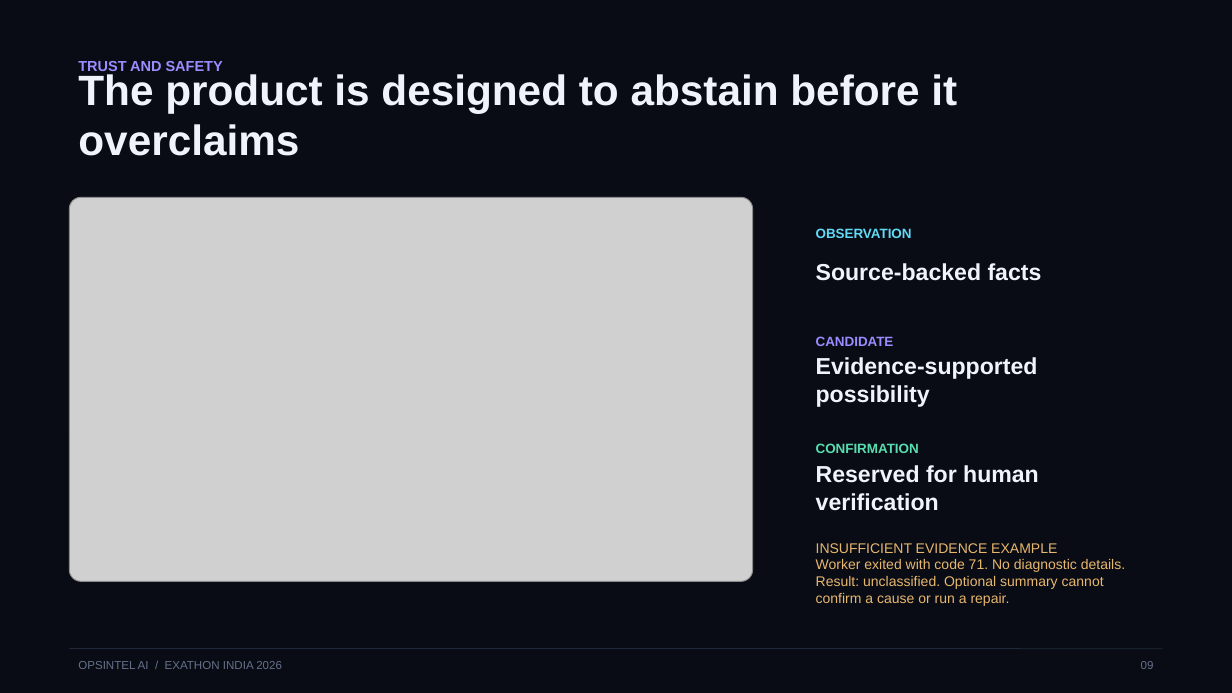
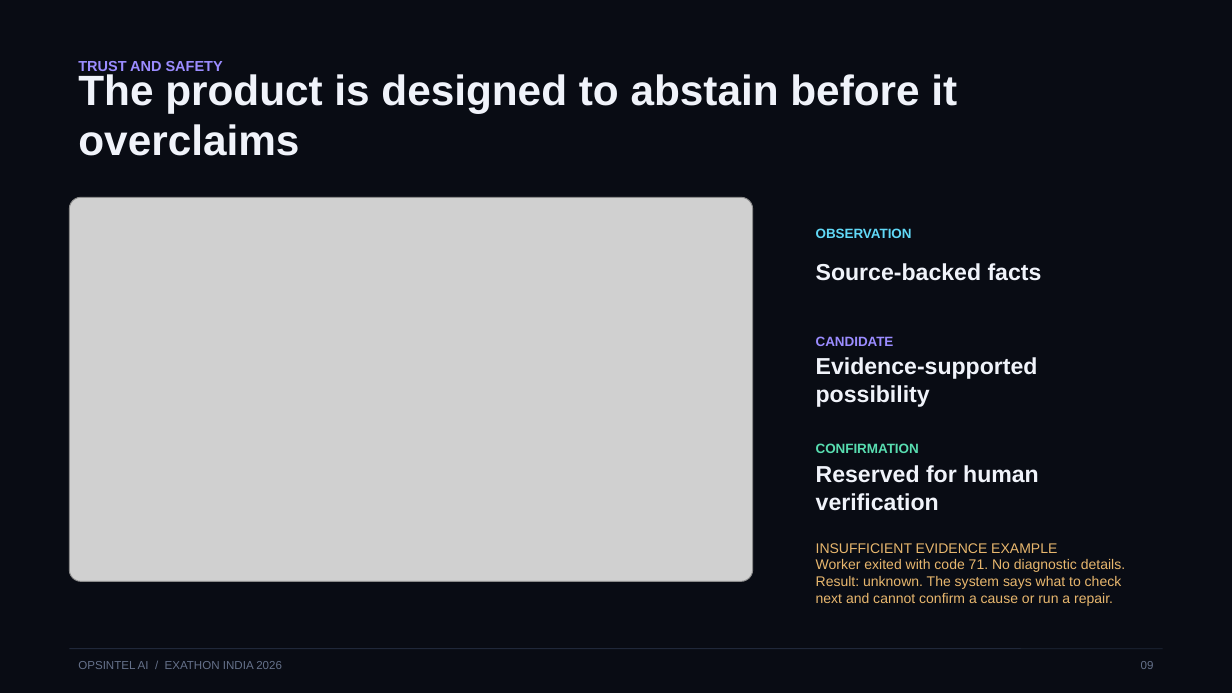
Before and after one commit to Anafa-thabassum/opsintel-ai, a slide deck: slide 9 of submission/opsintel-ai-pitch-deck.pptx. Drawn at 1232x693 pixels with LibreOffice and Linux fonts; fonts in the diff are those of the drawing; grey boxes stand for pictures. Boxes give left, top, right and bottom in pixels: in the first picture for what was removed or moved away, otherwise in the second. Text is boxed around its words. In the diff, an @@ line names an element or a change of style, - is before the commit and + after.

```diff
--- a/submission/opsintel-ai-pitch-deck.pptx
+++ b/submission/opsintel-ai-pitch-deck.pptx
@@ text at (x1=816, y1=576, x2=1122, y2=606): text changed @@
-Result: unclassified. Optional summary cannot confirm a cause or run a repair.
+Result: unknown. The system says what to check next and cannot confirm a cause or run a repair.
```
Also in this commit, not shown: 7 other slides changed, 25 other files.
